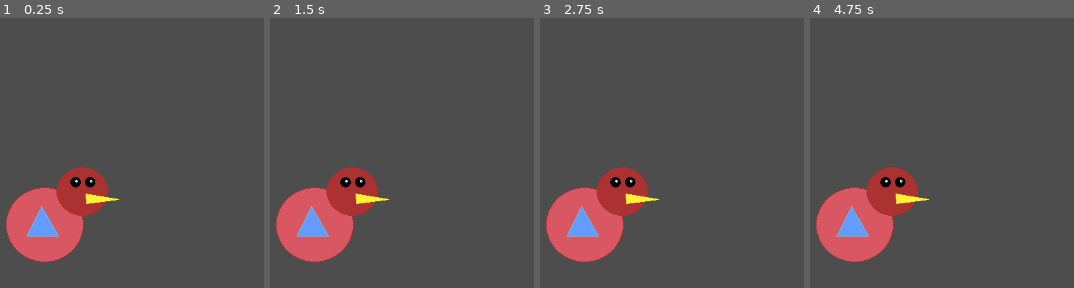
Above: before the commit, frames 1-4 (left to right).
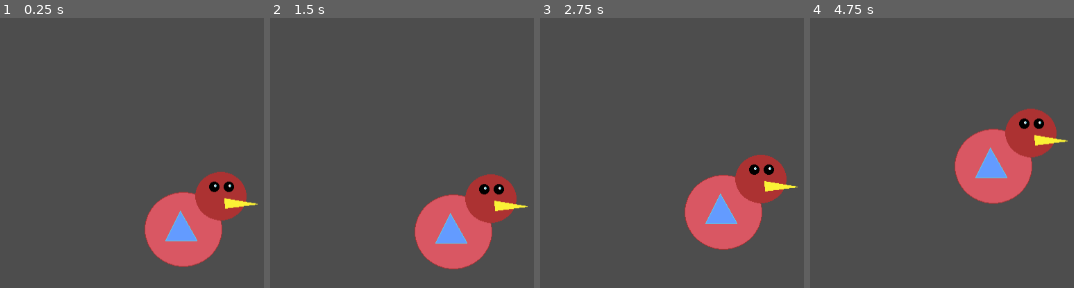
Above: after the commit, the same moments.

Repository: JRSiwiecki/20-game-challenge
Game: Godot game, scene res://scenes/game.tscn
Two runs of this game, one before a commit and one after it. Both use one fixed random seed, a clock stepped at 60 frames per second and the inputs below.
Inputs:
- Up to frame 1 (0.25 s): no input
- Up to frame 2 (1.5 s): tap Space (fly, bound only after the commit) at 0.6, 1.35 s
- Up to frame 3 (2.75 s): tap Enter at 2 s; tap Space (fly, bound only after the commit) at 2.1 s
- Up to frame 4 (4.75 s): tap Space (fly, bound only after the commit) at 2.85, 3.6, 4.25, 4.35 s

The runs differ from the first frame. In frame 1, 18% of the frame differs, in the area x 2-98%, y 55-93%; in frame 2, 18%; in frame 3, 18%; in frame 4, 18%, in the area x 2-98%, y 33-91%.

Commit message:
Add jump ability, add gravity, add floor

Diff:
--- a/1. Flappy Bird/project.godot
+++ b/1. Flappy Bird/project.godot
@@ -14,3 +14,11 @@
 run/main_scene="res://scenes/game.tscn"
 config/features=PackedStringArray("4.2", "Forward Plus")
 config/icon="res://icon.svg"
+
+[input]
+
+fly={
+"deadzone": 0.5,
+"events": [Object(InputEventKey,"resource_local_to_scene":false,"resource_name":"","device":-1,"window_id":0,"alt_pressed":false,"shift_pressed":false,"ctrl_pressed":false,"meta_pressed":false,"pressed":false,"keycode":0,"physical_keycode":32,"key_label":0,"unicode":32,"echo":false,"script":null)
+]
+}
--- a/1. Flappy Bird/scenes/Bird.gd
+++ /dev/null
@@ -1,6 +0,0 @@
-extends CharacterBody2D
-
-@export var bird_speed: float = 100
-
-func _physics_process(delta: float) -> void:
-	position.x += bird_speed * delta
--- a/1. Flappy Bird/scenes/bird.tscn
+++ b/1. Flappy Bird/scenes/bird.tscn
@@ -1,12 +1,13 @@
 [gd_scene load_steps=4 format=3 uid="uid://jmi132qm7004"]
 
-[ext_resource type="Script" path="res://scenes/Bird.gd" id="1_n8ddg"]
+[ext_resource type="Script" path="res://scripts/Bird.gd" id="1_1trde"]
 [ext_resource type="Texture2D" uid="uid://dk6sghm1ga0ad" path="res://assets/bird.png" id="1_stefi"]
 
 [sub_resource type="CircleShape2D" id="CircleShape2D_2pk4i"]
+radius = 53.2259
 
 [node name="Bird" type="CharacterBody2D"]
-script = ExtResource("1_n8ddg")
+script = ExtResource("1_1trde")
 
 [node name="CollisionShape2D" type="CollisionShape2D" parent="."]
 shape = SubResource("CircleShape2D_2pk4i")
--- a/1. Flappy Bird/scenes/game.tscn
+++ b/1. Flappy Bird/scenes/game.tscn
@@ -1,12 +1,26 @@
-[gd_scene load_steps=3 format=3 uid="uid://dbjb23ftgdug"]
+[gd_scene load_steps=5 format=3 uid="uid://dbjb23ftgdug"]
 
 [ext_resource type="PackedScene" uid="uid://jmi132qm7004" path="res://scenes/bird.tscn" id="1_1ae7v"]
 [ext_resource type="Script" path="res://scripts/Camera.gd" id="2_0vxtw"]
+[ext_resource type="Script" path="res://scripts/Ground Collider.gd" id="3_kfjsl"]
+
+[sub_resource type="RectangleShape2D" id="RectangleShape2D_7ob1g"]
+size = Vector2(576, 29)
 
 [node name="Game" type="Node2D"]
 
-[node name="CharacterBody2D" parent="." instance=ExtResource("1_1ae7v")]
-position = Vector2(-500, 0)
+[node name="Bird" parent="." instance=ExtResource("1_1ae7v")]
+position = Vector2(-300, 0)
 
 [node name="Camera2D" type="Camera2D" parent="."]
 script = ExtResource("2_0vxtw")
+
+[node name="Ground Collider" type="Area2D" parent="Camera2D"]
+position = Vector2(-430, 324)
+script = ExtResource("3_kfjsl")
+
+[node name="CollisionShape2D" type="CollisionShape2D" parent="Camera2D/Ground Collider"]
+position = Vector2(142, 14.5)
+shape = SubResource("RectangleShape2D_7ob1g")
+
+[connection signal="body_entered" from="Camera2D/Ground Collider" to="Camera2D/Ground Collider" method="_on_body_entered"]
--- /dev/null
+++ b/1. Flappy Bird/scripts/Bird.gd
@@ -0,0 +1,15 @@
+extends CharacterBody2D
+
+@export var bird_speed: float = 10.0
+@export var jump_height: float = -100.0
+@export var gravity: float = 200.0
+
+func _physics_process(delta: float) -> void:
+	velocity.x = bird_speed
+
+	if Input.is_action_just_pressed("fly"):
+		velocity.y = jump_height
+
+	velocity.y +=  gravity * delta
+
+	move_and_slide()
--- a/1. Flappy Bird/scripts/Camera.gd
+++ b/1. Flappy Bird/scripts/Camera.gd
@@ -1,6 +1,6 @@
 extends Camera2D
 
-@export var camera_speed: float = 100
+@export var camera_speed: float = 10
 
 func _process(delta: float) -> void:
 	position.x += camera_speed * delta
--- /dev/null
+++ b/1. Flappy Bird/scripts/Ground Collider.gd
@@ -0,0 +1,16 @@
+extends Area2D
+
+
+# Called when the node enters the scene tree for the first time.
+func _ready() -> void:
+	pass # Replace with function body.
+
+
+# Called every frame. 'delta' is the elapsed time since the previous frame.
+func _process(delta: float) -> void:
+	pass
+
+
+func _on_body_entered(body: Node2D) -> void:
+	if body.name == "Bird":
+		get_tree().quit()
